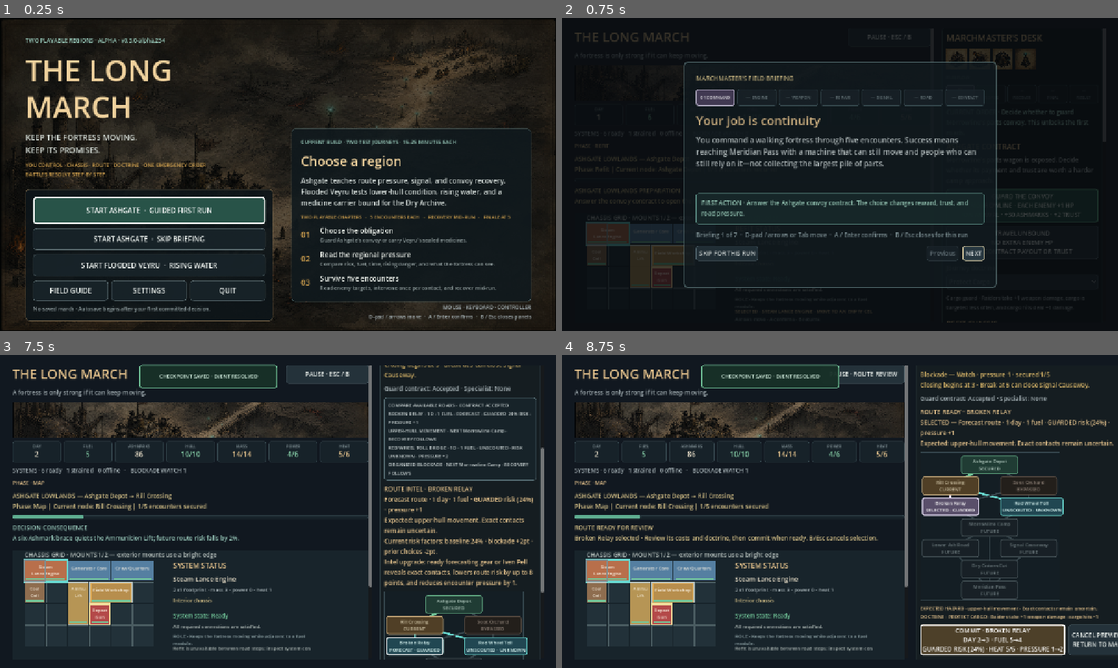
Above: before the commit, frames 1-4 (two rows, left to right).
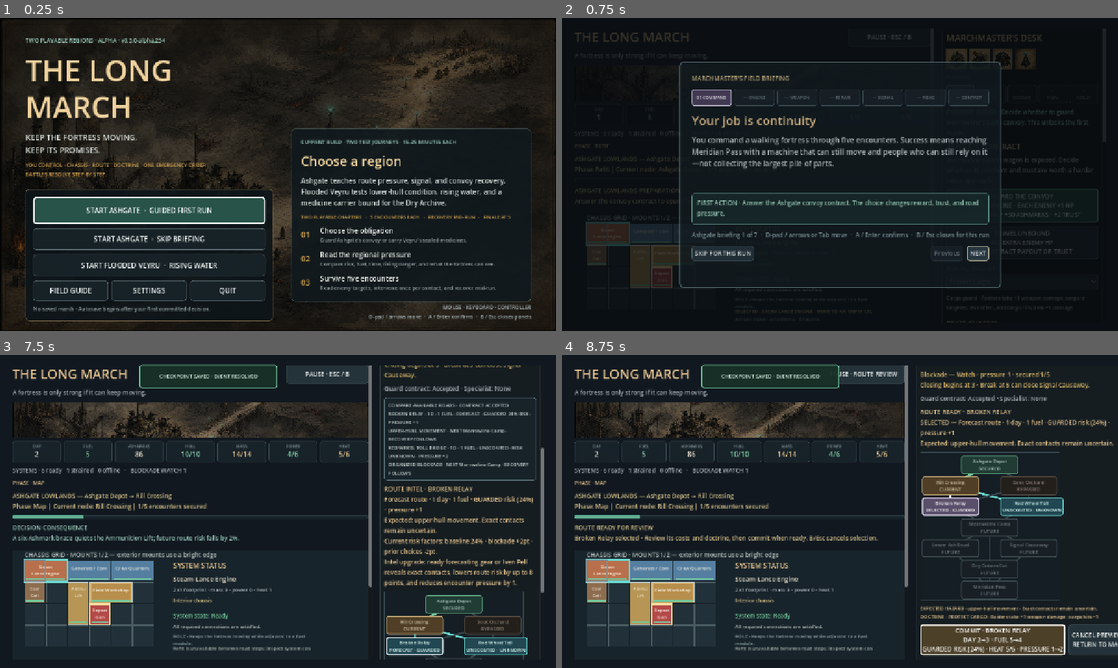
Above: after the commit, the same moments.

Repository: raphaelroshan/the-long-march
Game: Godot game, scene res://scenes/App.tscn
Same seed, same stepped clock (60 frames per second), same inputs: the game is played once before the commit and once after it.
Inputs:
- Up to frame 1 (0.25 s): no input
- Up to frame 2 (0.75 s): click "START ASHGATE · GUIDED FIRST …" at 0.5 s
- Up to frame 3 (7.5 s): click "SKIP FOR THIS RUN" at 1.25 s; click "GUARD THE CONVOY MORROWLINE ·…" at 2 s; click "Rill Crossing KNOWN · LOW" at 2.75 s; click "Rill Crossing SELECTED · LOW" at 3.5 s; click "Soot Orchard FORECAST · GUARD…" at 4.25 s; click "COMMIT · RILL CROSSING DAY 1→…" at 5 s; click "ADVANCE · RESOLVE STEP 1 OF 6" at 5.75 s; click "ADVANCE · RESOLVE STEP 2 OF 6…" at 6.5 s; click "Fit a proper chain brace Ashm…" at 7.25 s
- Up to frame 4 (8.75 s): click "Broken Relay FORECAST · GUARD…" at 8 s

The runs differ from the first frame. In frame 2, 4.5% of the frame differs, in the area x 21-79%, y 14-87%; in frame 3, less than 0.1%; in frame 4, nothing differs.

Commit message:
Add region-aware field guidance

Diff:
--- a/src/ui/app.gd
+++ b/src/ui/app.gd
@@ -480,21 +480,21 @@
 	eyebrow.add_theme_color_override("font_color", Color("#9fd2c2"))
 	content.add_child(eyebrow)
 	var title := Label.new()
-	title.text = "The road to Meridian Pass"
+	title.text = "Two roads, one fortress"
 	title.add_theme_font_size_override("font_size", 32)
 	title.add_theme_color_override("font_color", Color("#f0d29d"))
 	content.add_child(title)
 	var intro := Label.new()
-	intro.text = "Learn the complete march once before optimizing a build. Victory and failure both make sense when you can trace what caused the outcome."
+	intro.text = "Ashgate and Flooded Veyru use the same fortress rules but test different weaknesses. Victory and failure make sense when you can trace what caused the outcome."
 	intro.autowrap_mode = TextServer.AUTOWRAP_WORD_SMART
 	intro.custom_minimum_size = Vector2(690, 50)
 	intro.add_theme_color_override("font_color", Color("#c7d0ce"))
 	content.add_child(intro)
-	content.add_child(_flow_step("1", "ASHGATE · REFIT", "Green systems are ready, amber are strained, and red are offline or blocked. Stored parts are finite; inspect dependencies before moving one."))
-	content.add_child(_flow_step("2", "ROUTE · COMMIT", "Known roads name contacts and counters; forecasts reveal a hazard class; unscouted roads stay broad. Watch becomes Closing at 3 pressure and Break at 5. Confirm fuel, time, risk, heat, and doctrine before Commit."))
-	content.add_child(_flow_step("3", "ENCOUNTER · READ", "Each advance resolves one combat step. Read arriving enemies and named targets first; only one emergency order is available per encounter."))
-	content.add_child(_flow_step("4", "MORROWLINE · RECOVER", "Spend at most two service actions, then refit around lasting damage. Disabled services state the exact missing money, damage, or action."))
-	content.add_child(_flow_step("5", "MERIDIAN · DEBRIEF", "Commit to the final road, resolve the Siege Beast, then use the result thresholds and replay goal to plan one deliberate change."))
+	content.add_child(_flow_step("1", "PREP · READ DEPENDENCIES", "Green systems are ready, amber are strained, and red are offline or blocked. Stored parts are finite; inspect dependencies before moving one."))
+	content.add_child(_flow_step("2", "CONTRACT · NAME THE OBLIGATION", "Guard Ashgate's convoy or carry Veyru's medicines. Accepted work changes danger, rewards, recovery, and the exact system the road may target."))
+	content.add_child(_flow_step("3", "ROUTE · READ PRESSURE", "Known roads name contacts and counters; forecasts reveal a hazard class; unscouted roads stay broad. Ashgate reaches Closing at 3 and Break at 5; Veyru reaches Flooding at 3 and Breach at 5."))
+	content.add_child(_flow_step("4", "ENCOUNTER · READ", "Each advance resolves one combat step. Read arriving contacts, TARGET, WHY, and NEXT first; only one emergency order is available per encounter."))
+	content.add_child(_flow_step("5", "RECOVER · COMMIT · DEBRIEF", "Recover at Morrowline or Evacuation Camp, commit to the fifth encounter, then use the named result thresholds and replay goal to plan one deliberate change."))
 	var note := Label.new()
 	note.text = "QUICK START skips only the introductory briefing. The same simulation, seed, route graph, and checkpoint rules apply."
 	note.autowrap_mode = TextServer.AUTOWRAP_WORD_SMART
--- a/src/ui/main.gd
+++ b/src/ui/main.gd
@@ -70,6 +70,44 @@
 		"title": "Read the contact",
 		"body": "Battles advance one readable step at a time. Each contact names its target, why it chose that system, and the next hit. You may issue one emergency order per encounter, then refit and recover at Morrowline before the final road.",
 		"action": "IN CONTACT · Read TARGET, WHY, and NEXT before advancing. At the end, record what felt clear or confusing."
+	}
+]
+const VEYRU_ONBOARDING_LABELS := ["COMMAND", "ENGINE", "SUSTAIN", "REPAIR", "CARRIER", "WATER", "ARCHIVE"]
+const VEYRU_ONBOARDING_STEPS := [
+	{
+		"title": "Your job is delivery",
+		"body": "You command a walking fortress through five flooded encounters. Success means reaching the Dry Archive with a machine that still moves; the sealed medicines are an obligation you may accept, protect, lose, or refuse.",
+		"action": "FIRST ACTION · Answer Lantern Quay's medicine contract. The accepted cases reserve one named system as their carrier."
+	},
+	{
+		"title": "Keep movement above water",
+		"body": "The Steam Lance Engine needs a working adjacent Coal Cell. If that link is lost, movement stops and departure can be blocked. Select the engine to read its dependency card before changing the prepared layout.",
+		"action": "TRY THIS · Select the Steam Lance Engine and find DEPENDS ON, IF LOST, and COUNTER."
+	},
+	{
+		"title": "Maintain the condenser",
+		"body": "The Water Condenser needs shared power and an adjacent operational Field Workshop to become Ready. A Ready condenser reduces Flood Surge damage away from itself, but its heat and two-cell footprint leave no spare mass in the prepared fortress.",
+		"action": "TRY THIS · Inspect the Water Condenser, then trace its workshop and power requirements."
+	},
+	{
+		"title": "Keep repairs staffed",
+		"body": "The Field Workshop needs adjacent Crew Quarters. After contact it repairs the weakest damaged operational system, which can preserve the medicine carrier or movement chain without erasing every consequence.",
+		"action": "TRY THIS · Inspect the Field Workshop and decide whether its crew link or the exposed carrier needs more protection."
+	},
+	{
+		"title": "Protect the named carrier",
+		"body": "Accepting the contract names the Refugee Bunk or Parts Crate carrying the medicines. Flood contacts and the Civic Guardian value that system. Losing it fails the delivery but does not end the chapter.",
+		"action": "LOOK FOR · Read the carrier beside the contract, then compare Protect Cargo, armor, repair, and Seal Compartment."
+	},
+	{
+		"title": "Read the rising water",
+		"body": "Low Water covers pressure 0–2. Flooding at 3–4 strengthens Flood Surge. Breach at 5 closes Drowned Registry but opens Pilgrim Gantry, the guaranteed recovery road. Selecting a route is only a preview.",
+		"action": "LOOK FOR · Compare fuel, time, water gain, route knowledge, and whether recovery follows before Commit."
+	},
+	{
+		"title": "Choose what the archive says",
+		"body": "Battles advance one readable step at a time and allow one emergency order per encounter. At Dry Archive Gate, broadcasting adds public trust and a final Climber contact; sealing lowers water and protects the carrier.",
+		"action": "IN CONTACT · Read TARGET, WHY, and NEXT before advancing. At the gate, read both complete consequences before choosing."
 	}
 ]
 
@@ -1030,7 +1068,7 @@
 	var stepper := HBoxContainer.new()
 	stepper.add_theme_constant_override("separation", 6)
 	content.add_child(stepper)
-	for step_label in ONBOARDING_LABELS:
+	for step_label in _active_onboarding_labels():
 		var step_panel := PanelContainer.new()
 		step_panel.custom_minimum_size = Vector2(0, 38)
 		step_panel.size_flags_horizontal = Control.SIZE_EXPAND_FILL
@@ -1188,26 +1226,35 @@
 	if reopened:
 		_journal_event("onboarding_reopened")
 
+func _active_onboarding_labels() -> Array:
+	return VEYRU_ONBOARDING_LABELS if state.campaign_region_id == "flooded_veyru" else ONBOARDING_LABELS
+
+func _active_onboarding_steps() -> Array:
+	return VEYRU_ONBOARDING_STEPS if state.campaign_region_id == "flooded_veyru" else ONBOARDING_STEPS
+
 func _refresh_onboarding() -> void:
-	var step: Dictionary = ONBOARDING_STEPS[onboarding_step]
+	var steps := _active_onboarding_steps()
+	var labels := _active_onboarding_labels()
+	onboarding_step = mini(onboarding_step, steps.size() - 1)
+	var step: Dictionary = steps[onboarding_step]
 	onboarding_title_label.text = String(step.title)
 	onboarding_body_label.text = String(step.body)
 	onboarding_action_label.text = String(step.action)
-	onboarding_progress_label.text = "Briefing %d of %d  ·  D-pad / arrows or Tab move  ·  A / Enter confirms  ·  B / Esc %s" % [onboarding_step + 1, ONBOARDING_STEPS.size(), "closes" if onboarding_reopened else "closes for this run"]
+	onboarding_progress_label.text = "%s briefing %d of %d  ·  D-pad / arrows or Tab move  ·  A / Enter confirms  ·  B / Esc %s" % ["Veyru" if state.campaign_region_id == "flooded_veyru" else "Ashgate", onboarding_step + 1, steps.size(), "closes" if onboarding_reopened else "closes for this run"]
 	for index in range(onboarding_step_panels.size()):
 		var panel := onboarding_step_panels[index]
 		var label := onboarding_step_labels[index]
 		if index < onboarding_step:
 			panel.add_theme_stylebox_override("panel", _flat_style(Color("#183329"), Color("#4e8d72"), 1, 4, 3))
-			label.text = "✓ %s" % ONBOARDING_LABELS[index]
+			label.text = "✓ %s" % labels[index]
 			label.add_theme_color_override("font_color", Color("#9fddbd"))
 		elif index == onboarding_step:
 			panel.add_theme_stylebox_override("panel", _flat_style(Color("#4b405d"), Color("#eee2ff"), 2, 4, 2))
-			label.text = "%02d %s" % [index + 1, ONBOARDING_LABELS[index]]
+			label.text = "%02d %s" % [index + 1, labels[index]]
 			label.add_theme_color_override("font_color", Color("#ffffff"))
 		else:
 			panel.add_theme_stylebox_override("panel", _flat_style(Color("#182127"), Color("#35474d"), 1, 4, 3))
-			label.text = "— %s" % ONBOARDING_LABELS[index]
+			label.text = "— %s" % labels[index]
 			label.add_theme_color_override("font_color", Color("#738286"))
 	onboarding_back_button.disabled = onboarding_step == 0
 	onboarding_skip_button.focus_neighbor_right = onboarding_skip_button.get_path_to(onboarding_next_button if onboarding_back_button.disabled else onboarding_back_button)
@@ -1217,7 +1264,7 @@
 		active_actions.append(onboarding_back_button)
 	active_actions.append(onboarding_next_button)
 	_configure_focus_cycle(active_actions)
-	onboarding_next_button.text = ("RETURN TO MARCH" if onboarding_reopened else "ENTER ASHGATE") if onboarding_step == ONBOARDING_STEPS.size() - 1 else "NEXT"
+	onboarding_next_button.text = ("RETURN TO MARCH" if onboarding_reopened else "ENTER %s" % ("VEYRU" if state.campaign_region_id == "flooded_veyru" else "ASHGATE")) if onboarding_step == steps.size() - 1 else "NEXT"
 	onboarding_skip_button.text = "CLOSE BRIEFING" if onboarding_reopened else "SKIP FOR THIS RUN"
 
 func _on_onboarding_back() -> void:
@@ -1225,7 +1272,7 @@
 	_refresh_onboarding()
 
 func _on_onboarding_next() -> void:
-	if onboarding_step >= ONBOARDING_STEPS.size() - 1:
+	if onboarding_step >= _active_onboarding_steps().size() - 1:
 		_finish_onboarding(false)
 		return
 	onboarding_step += 1
--- a/tests/test_app_shell.gd
+++ b/tests/test_app_shell.gd
@@ -109,7 +109,7 @@
 	_expect(app.guide_quick_start_button.has_focus(), "the field guide should focus its Quick Start action")
 	_expect(app.guide_quick_start_button.get_node_or_null(app.guide_quick_start_button.focus_neighbor_left) == app.guide_close_button, "the field guide should have explicit horizontal controller navigation")
 	_expect(app.guide_quick_start_button.get_node_or_null(app.guide_quick_start_button.focus_neighbor_top) == app.guide_qu …(210 unchanged characters)…
-	_expect(_tree_contains_text(app.guide_view, "Known roads name contacts and counters") and _tree_contains_text(app.guide_view, "Closing at 3 pressure and Break at 5") and _tree_contains_text(app.guide_view, "only one emergency order"), "the field guide should explain visibility, pressure, and intervention rules, not only list screens")
+	_expect(_tree_contains_text(app.guide_view, "Known roads name contacts and counters") and _tree_contains_text(app.guide_view, "Ashgate reaches Closing at 3 and Break at 5") and _tree_contains_text(app.guide_view, "Veyru reaches Flooding at 3 and Breach at 5") and _tree_contains_text(app.guide_view, "only one emergency order"), "the field guide should explain both regions' visibility, pressure, and intervention rules, not only list screens")
 	_expect(_tree_contains_text(app.guide_view, "same simulation, seed, route graph, and checkpoint rules apply"), "the Quick Start note should preserve normal save expectations instead of claiming that the save file cannot change")
 	app.guide_close_button.pressed.emit()
 	await process_frame
@@ -124,6 +124,17 @@
 	app._show_pause()
 	await process_frame
 	_expect(app.pause_summary_label.text.begins_with("FLOODED VEYRU · DAY 1 · Lantern Quay") and app.restart_button.tooltip_text.contains("Flooded Veyru"), "Veyru pause context should identify the active chapter before a destructive action")
+	app.pause_briefing_button.pressed.emit()
+	await process_frame
+	_expect(app.game_view.onboarding_overlay.visible and app.game_view.onboarding_title_label.text == "Your job is delivery" and app.game_view.onboarding_body_label.text.contains("Dry Archive") and app.game_view.onboarding_progress_label.text.begins_with("Veyru briefing"), "Veyru's reachable field briefing should open with its own objective and chapter label")
+	_expect(app.game_view.onboarding_step_labels[2].text.contains("SUSTAIN") and app.game_view.onboarding_step_labels[4].text.contains("CARRIER") and app.game_view.onboarding_step_labels[5].text.contains("WATER"), "Veyru's briefing rail should teach its actual sustain, carrier, and water decisions")
+	app.game_view.onboarding_step = app.game_view.VEYRU_ONBOARDING_STEPS.size() - 1
+	app.game_view._refresh_onboarding()
+	_expect(app.game_view.onboarding_title_label.text == "Choose what the archive says" and app.game_view.onboarding_body_label.text.contains("broadcasting") and app.game_view.onboarding_next_button.text == "RETURN TO MARCH", "Veyru's final briefing card should explain the archive commitment and return to the current run")
+	app.game_view._finish_onboarding(true)
+	await process_frame
+	app._show_pause()
+	await process_frame
 	app.restart_button.pressed.emit()
 	await process_frame
 	_expect(app.confirmation_title_label.text == "Restart Flooded Veyru?" and app.confirmation_body_label.text.contains("reset to Lantern Quay"), "Veyru restart should name the chapter and its actual starting settlement")
Not shown, changed: docs/decision_log.md
